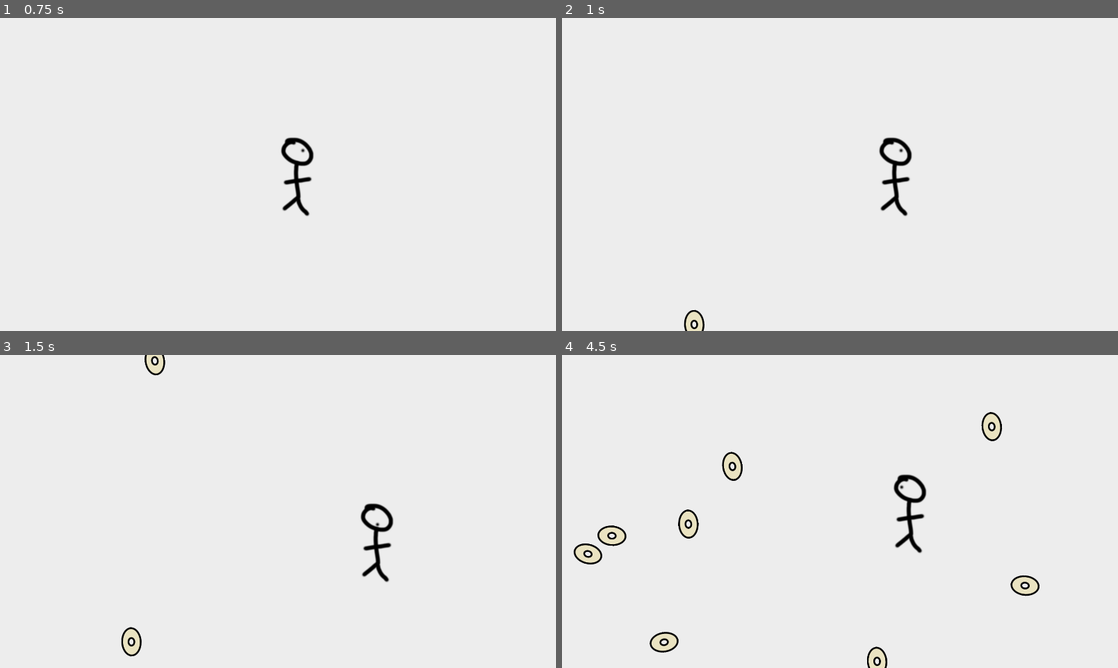
Above: before the commit, frames 1-4 (two rows, left to right).
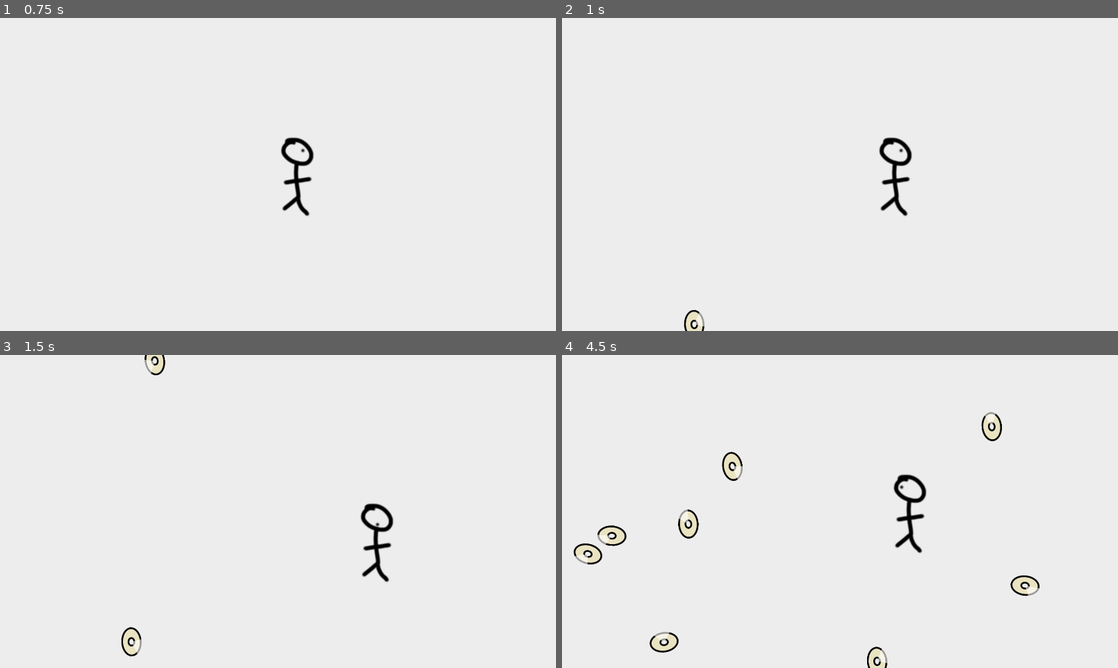
Above: after the commit, the same moments.

Repository: nottnottloop/dodge-those-flying-cds
Game: Godot game, scene res://src/objects/Main.tscn
Two runs of this game, one before a commit and one after it. Both use one fixed random seed, a clock stepped at 60 frames per second and the inputs below.
Inputs:
- Up to frame 1 (0.75 s): tap Enter at 0.5 s; hold Right (move_right) from 0.53 s (still down)
- Up to frame 2 (1 s): keep holding Right (move_right)
- Up to frame 3 (1.5 s): release Right (move_right) at 1.28 s; hold Down (move_down) from 1.28 s (still down)
- Up to frame 4 (4.5 s): release Down (move_down) at 2.03 s; hold Right (move_right) 2.03-2.78 s; hold Up (move_up) 2.78-3.53 s; hold Left (move_left) from 3.53 s (still down)

Frame 1 is identical in both runs. In frame 2, less than 0.1% of the frame differs, in the area x 24-26%, y 94-99%; in frame 3, 0.1%; in frame 4, 0.4%, in the area x 2-86%, y 18-99%.

Commit message:
Add spinning animation to DVDs.

Diff:
--- a/assets/sprites/fancy_dvd_sprite_frames.tres
+++ b/assets/sprites/fancy_dvd_sprite_frames.tres
@@ -1,14 +1,46 @@
-[gd_resource type="SpriteFrames" load_steps=2 format=3 uid="uid://ciuuohtpabnje"]
+[gd_resource type="SpriteFrames" load_steps=10 format=3 uid="uid://ciuuohtpabnje"]
 
-[ext_resource type="Texture2D" uid="uid://cqexoxvgyhjko" path="res://assets/sprites/fancy_art/DVD.png" id="1_e3h8l"]
+[ext_resource type="Texture2D" uid="uid://k72cwbykxm1h" path="res://assets/sprites/fancy_art/dvd_frames/DVD_1.png" id="1_bba0s"]
+[ext_resource type="Texture2D" uid="uid://b0qkjb21msels" path="res://assets/sprites/fancy_art/dvd_frames/DVD_2.png" id="2_4bw25"]
+[ext_resource type="Texture2D" uid="uid://cx17rys20anc6" path="res://assets/sprites/fancy_art/dvd_frames/DVD_3.png" id="3_d2q2r"]
+[ext_resource type="Texture2D" uid="uid://c21c37nwjgm4r" path="res://assets/sprites/fancy_art/dvd_frames/DVD_4.png" id="4_71evu"]
+[ext_resource type="Texture2D" uid="uid://djgp3w2u0w6hn" path="res://assets/sprites/fancy_art/dvd_frames/DVD_5.png" id="5_wlnrk"]
+[ext_resource type="Texture2D" uid="uid://c5daua1i6ks58" path="res://assets/sprites/fancy_art/dvd_frames/DVD_6.png" id="6_2mtcr"]
+[ext_resource type="Texture2D" uid="uid://d3jep3giot0ro" path="res://assets/sprites/fancy_art/dvd_frames/DVD_7.png" id="7_a2q84"]
+[ext_resource type="Texture2D" uid="uid://fxwqvdylr4x3" path="res://assets/sprites/fancy_art/dvd_frames/DVD_8.png" id="8_rojx6"]
+[ext_resource type="Texture2D" uid="uid://do2rig3jifgsh" path="res://assets/sprites/fancy_art/dvd_frames/DVD_9.png" id="9_ka5q1"]
 
 [resource]
 animations = [{
 "frames": [{
 "duration": 1.0,
-"texture": ExtResource("1_e3h8l")
+"texture": ExtResource("1_bba0s")
+}, {
+"duration": 1.0,
+"texture": ExtResource("2_4bw25")
+}, {
+"duration": 1.0,
+"texture": ExtResource("3_d2q2r")
+}, {
+"duration": 1.0,
+"texture": ExtResource("4_71evu")
+}, {
+"duration": 1.0,
+"texture": ExtResource("5_wlnrk")
+}, {
+"duration": 1.0,
+"texture": ExtResource("6_2mtcr")
+}, {
+"duration": 1.0,
+"texture": ExtResource("7_a2q84")
+}, {
+"duration": 1.0,
+"texture": ExtResource("8_rojx6")
+}, {
+"duration": 1.0,
+"texture": ExtResource("9_ka5q1")
 }],
 "loop": true,
 "name": &"default",
-"speed": 5.0
+"speed": 20.0
 }]
--- a/src/objects/DVD.tscn
+++ b/src/objects/DVD.tscn
@@ -13,6 +13,7 @@
 
 [node name="AnimatedSprite2D" type="AnimatedSprite2D" parent="."]
 sprite_frames = ExtResource("2_r456q")
+autoplay = "default"
 
 [node name="CollisionShape2D" type="CollisionShape2D" parent="."]
 rotation = 1.5708
--- a/src/scripts/DVD.gd
+++ b/src/scripts/DVD.gd
@@ -5,6 +5,7 @@
 # Called when the node enters the scene tree for the first time.
 func _ready():
 	screen_size = get_viewport_rect().size
+	$AnimatedSprite2D.play()
 
 # Called every frame. 'delta' is the elapsed time since the previous frame.
 func _process(delta):
Binary file added: assets/sprites/fancy_art/dvd_frames/DVD_1.png
Not shown, added: assets/sprites/fancy_art/dvd_frames/DVD_1.png.import
Binary file added: assets/sprites/fancy_art/dvd_frames/DVD_2.png
Not shown, added: assets/sprites/fancy_art/dvd_frames/DVD_2.png.import
Binary file added: assets/sprites/fancy_art/dvd_frames/DVD_3.png
Not shown, added: assets/sprites/fancy_art/dvd_frames/DVD_3.png.import
Binary file added: assets/sprites/fancy_art/dvd_frames/DVD_4.png
Not shown, added: assets/sprites/fancy_art/dvd_frames/DVD_4.png.import
Binary file added: assets/sprites/fancy_art/dvd_frames/DVD_5.png
Not shown, added: assets/sprites/fancy_art/dvd_frames/DVD_5.png.import
Binary file added: assets/sprites/fancy_art/dvd_frames/DVD_6.png
Not shown, added: assets/sprites/fancy_art/dvd_frames/DVD_6.png.import
(and 6 more such lines)
